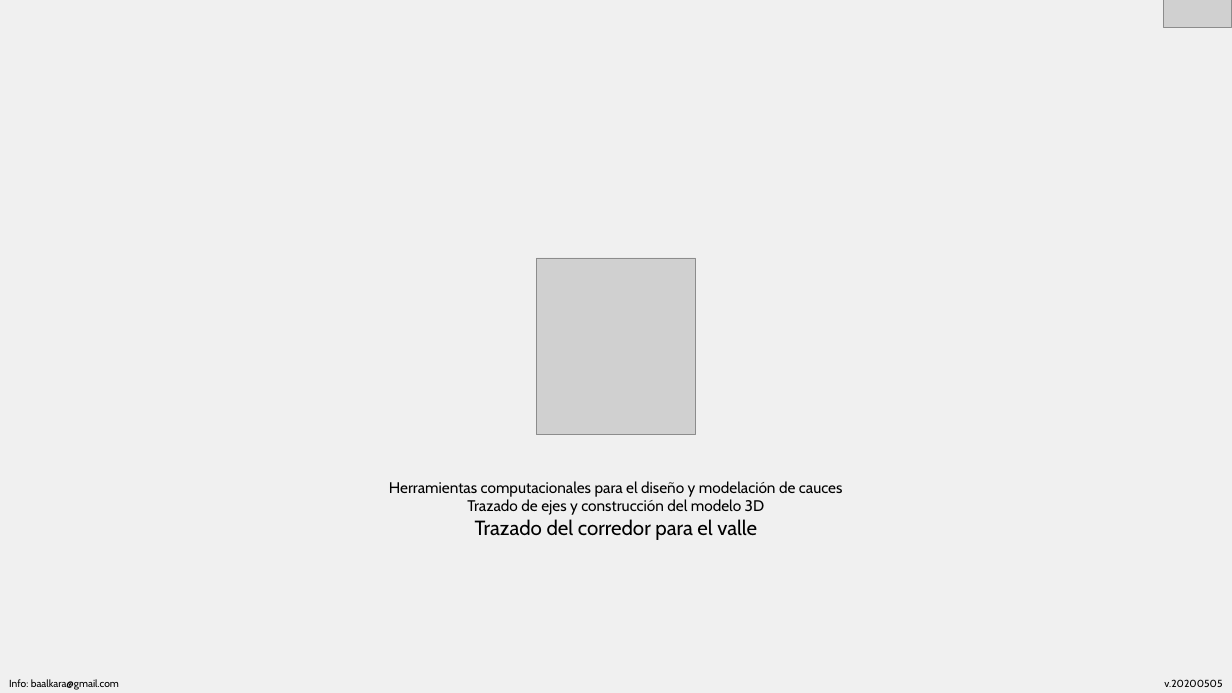
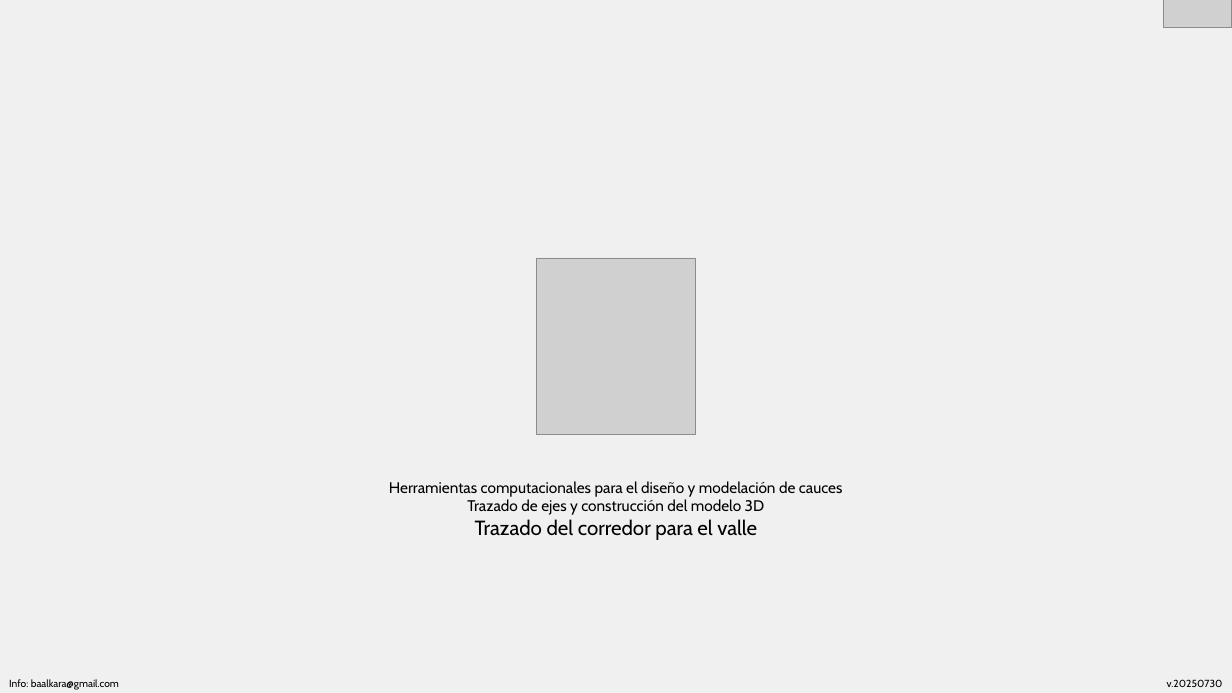
Before and after one commit to rcfdtools/R.HCMC, a slide deck: slide 1 of activity/M02A04/M02A04.pptx. Drawn at 1232x693 pixels with LibreOffice and Linux fonts; fonts in the diff are those of the drawing; grey boxes stand for pictures. Boxes give left, top, right and bottom in pixels: in the first picture for what was removed or moved away, otherwise in the second. Text is boxed around its words. In the diff, an @@ line names an element or a change of style, - is before the commit and + after.

```diff
--- a/activity/M02A04/M02A04.pptx
+++ b/activity/M02A04/M02A04.pptx
@@ text at <box>1167,679,1223,687</box>: text changed @@
-v.20200505
+v.20250730
```
Also in this commit, not shown: 1 other slide changed, 1 other file.
